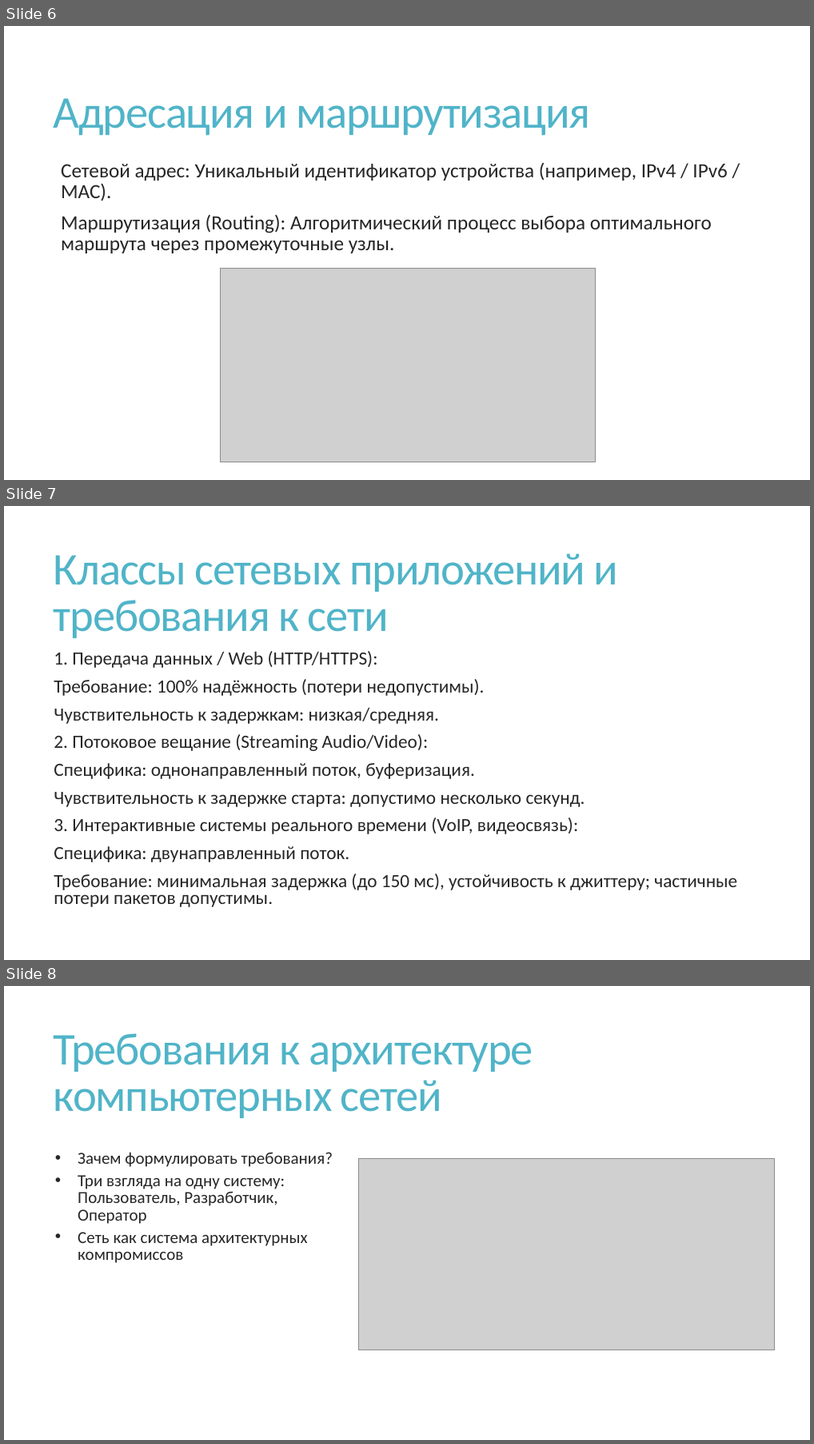
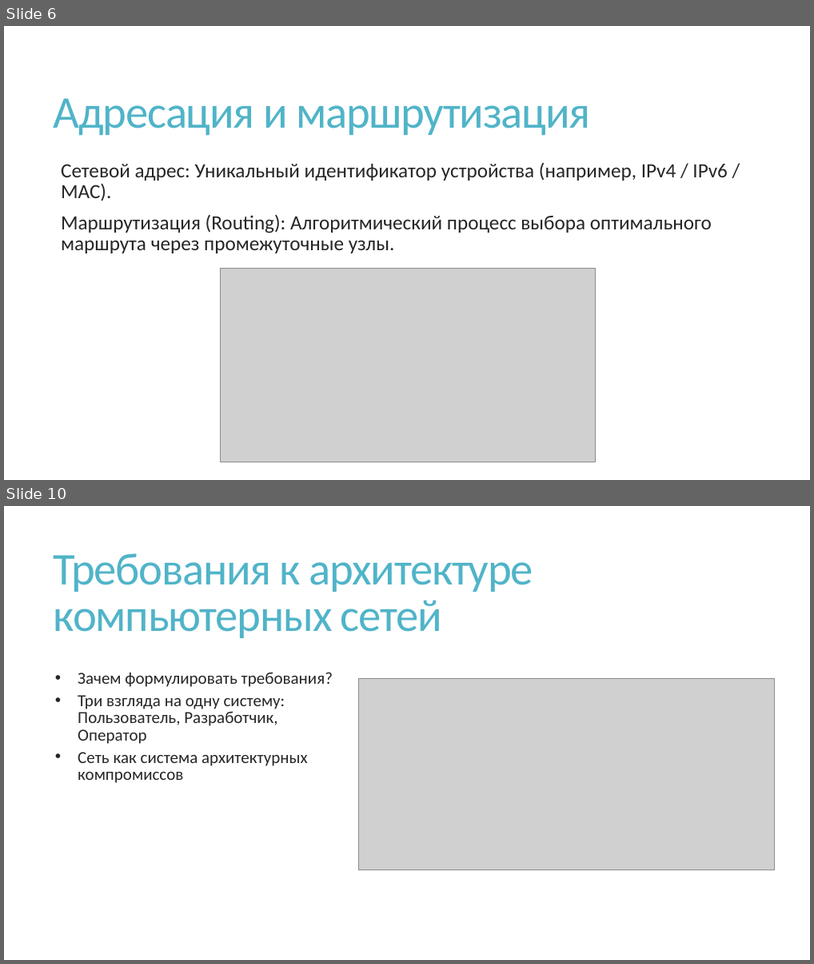
Before and after one commit to nhtgale/itn, a slide deck: 1.1 Introdution/1.1 Intro.pptx. Shown one above the other, each under a label of ours: slides 6, 7 and 8 before the commit, slides 6 and 10 after it; the slides between them are not shown. The pictures are 814x1444 and 814x964 pixels, drawn with LibreOffice and Linux fonts; fonts in the diff are those of the drawing; grey boxes stand for pictures. Boxes give left, top, right and bottom in pixels: in the first picture for what was removed or moved away, otherwise in the second. Text is boxed around its words. In the diff, an @@ line names an element or a change of style, - is before the commit and + after.

Commit message:
changes

```diff
--- a/1.1 Introdution/1.1 Intro.pptx
+++ b/1.1 Introdution/1.1 Intro.pptx
@@ slide 7 removed at (4, 506, 810, 960), background #FFFFFF @@
@@ title removed at (54, 553, 619, 638) @@
-Классы сетевых приложений и требования к сети
@@ text removed at (54, 651, 738, 907) @@
-  1. Передача данных / Web (HTTP/HTTPS):
-  Требование: 100% надёжность (потери недопустимы).
-  Чувствительность к задержкам: низкая/средняя.
-  2. Потоковое вещание (Streaming Audio/Video):
-  Специфика: однонаправленный поток, буферизация.
-  Чувствительность к задержке старта: допустимо несколько секунд.
-  3. Интерактивные системы реального времени (VoIP, видеосвязь):
-  Специфика: двунаправленный поток.
-  Требование: минимальная задержка (до 150 мс), устойчивость к джиттеру; частичные потери пакетов допустимы.
@@ what was slide 8 is now slide 10 @@
```
Also in this commit, not shown: 3 slides added.
